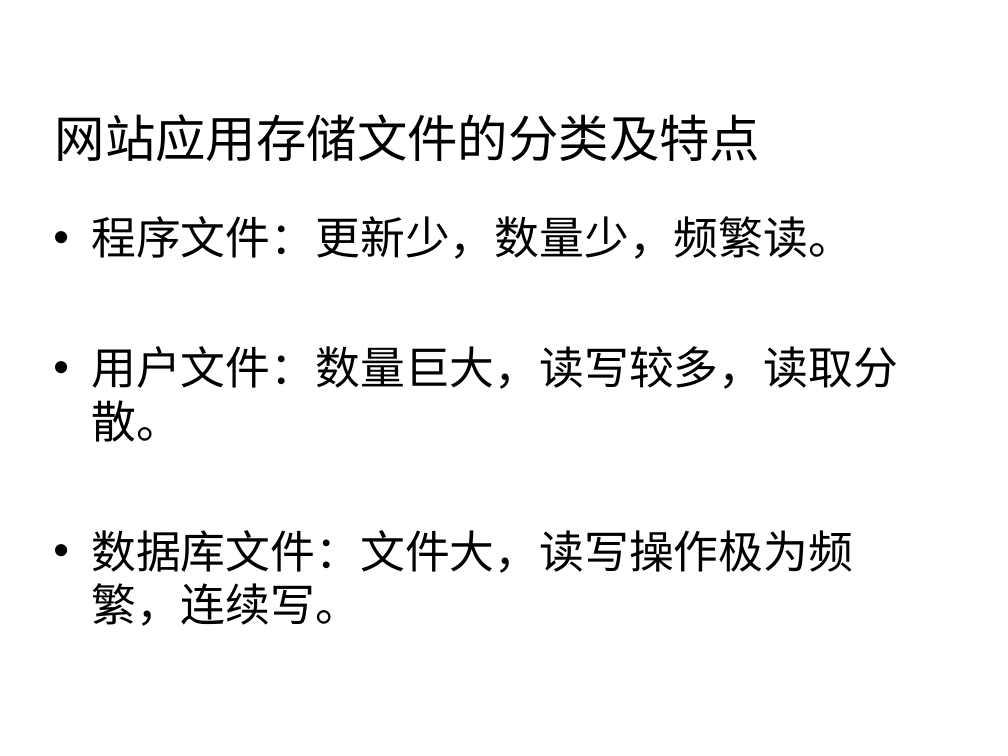
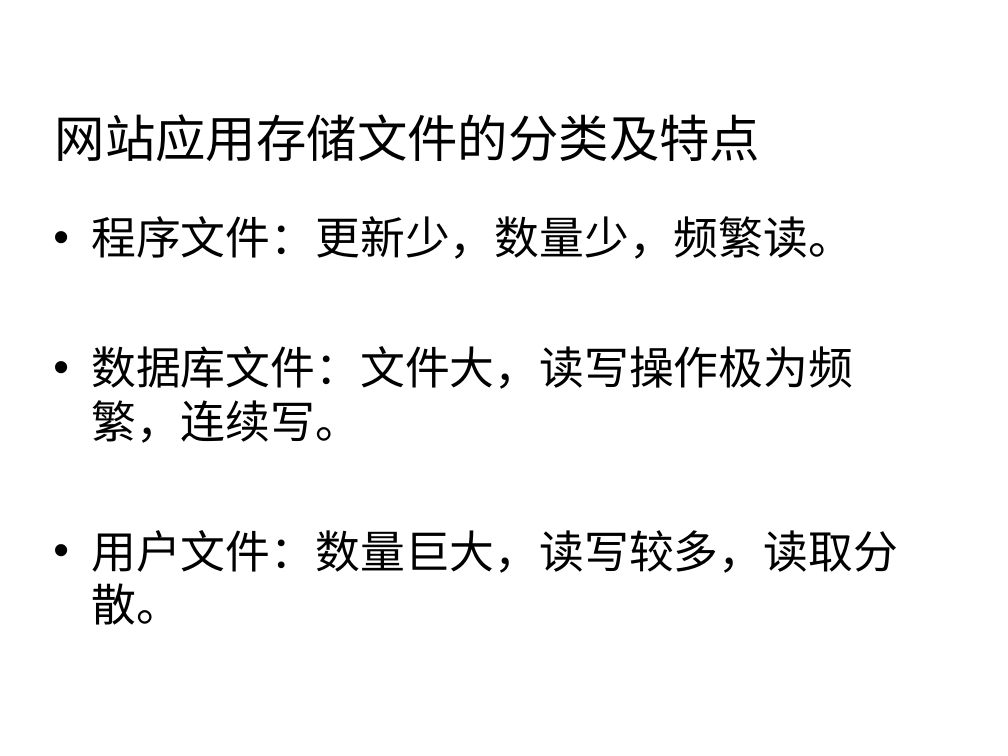
Before and after one commit to 7KjN3mHq/bluedata, a slide deck: slide 25 of system/01总览/架构/网站集群架构.ppt. Drawn at 1008x756 pixels with LibreOffice and Linux fonts; fonts in the diff are those of the drawing; background and template pictures are left out. Boxes give left, top, right and bottom in pixels: in the first picture for what was removed or moved away, otherwise in the second. Text is boxed around its words. In the diff, an @@ line names an element or a change of style, - is before the commit and + after.

```diff
--- a/system/01总览/架构/网站集群架构.ppt
+++ b/system/01总览/架构/网站集群架构.ppt
@@ text at [91, 346, 853, 443]: paragraph added @@
+• 数据库文件：文件大，读写操作极为频繁，连续写。
@@ text at [91, 530, 853, 626]: paragraph removed @@
-• 数据库文件：文件大，读写操作极为频繁，连续写。
```
Also in this commit, not shown: 3 other slides changed, 6 slides added, 5 other files.
